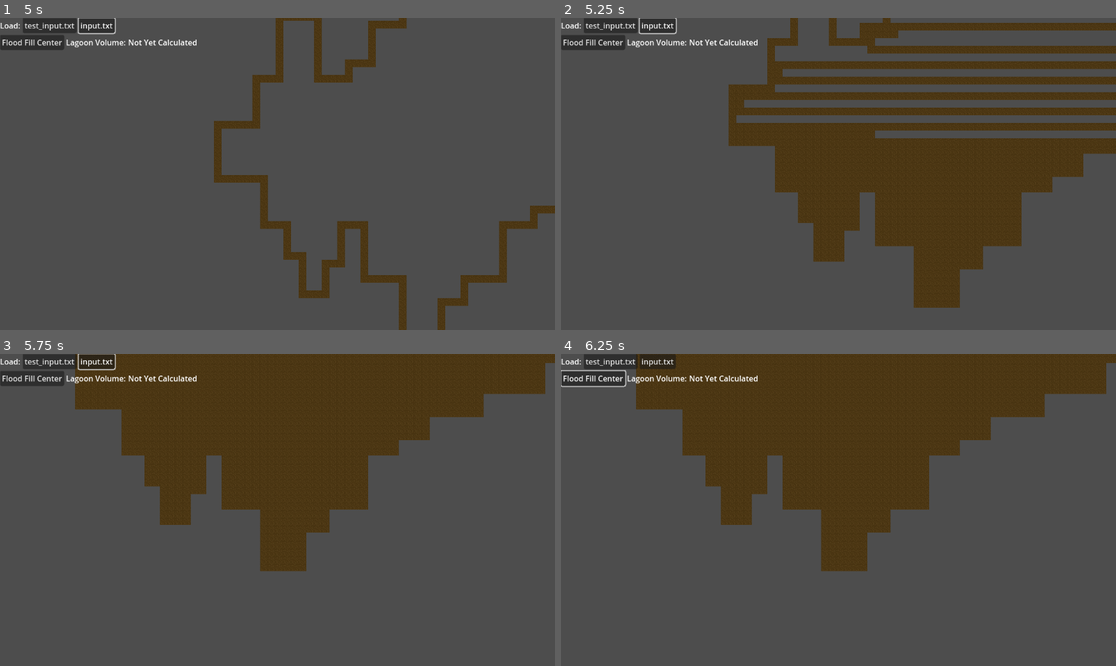
Above: before the commit, frames 1-4 (two rows, left to right).
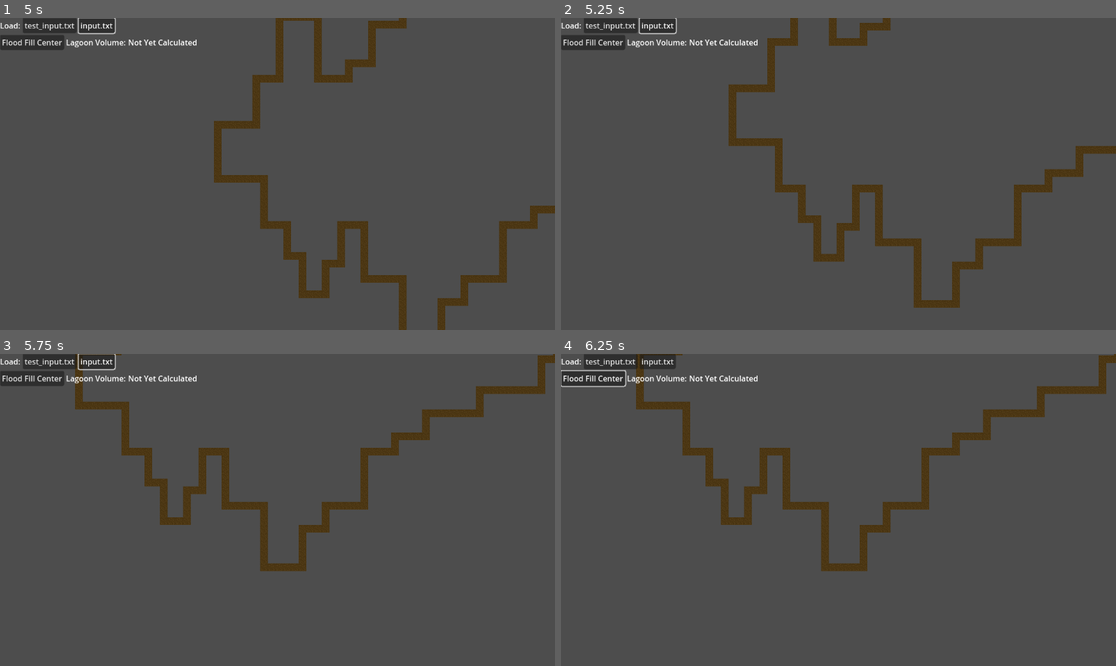
Above: after the commit, the same moments.

Repository: andrejp88/advent-of-code-2023
Game: Godot game, scene res://src/day_18/day_18_part_1.tscn
The game is run twice, just before and just after one commit, with the same random seed, the same clock (stepped at 60 frames per second) and the same inputs. The project has no main scene, so this scene is started directly.
Inputs (mouse positions are in pixels of both pictures, inside the frame that each line leads up to):
- Up to frame 1 (5 s): click "Flood Fill Center" at 0.5 s; click "test_input.txt" at 1.25 s; click "input.txt" at 2 s; tap Enter at 2.75, 4.25 s; move the mouse to (399, 158) at 2.77 s; hold Up (ui_up) 2.78-3.5 s; hold Shift 2.78-3.5 s; click (399, 158) at 2.92 s; tap Space at 3.5 s; drag from (166, 189) to (249, 236) at 3.52 s; move the mouse to (333, 105) at 4.27 s; hold Up (ui_up) from 4.28 s (still down); tap Ctrl at 4.35 s
- Up to frame 2 (5.25 s): release Up (ui_up) at 5 s; tap Space at 5 s; drag from (810, 236) to (672, 127) at 5.02 s
- Up to frame 3 (5.75 s): no input
- Up to frame 4 (6.25 s): tap Enter at 5.75 s; move the mouse to (1005, 556) at 5.77 s; hold Down (ui_down) from 5.78 s (still down); hold Shift from 5.78 s (still down)

Frame 1 is identical in both runs. In frame 2, 26% of the frame differs, in the area x 31-100%, y 1-91%; in frame 3, 26%; in frame 4, 26%, in the area x 14-100%, y 0-68%.

Commit message:
Day 18, change flood-fill to go breadth-first since that looks nicer

Diff:
--- a/src/day_18/day_18_part_1.gd
+++ b/src/day_18/day_18_part_1.gd
@@ -80,7 +80,7 @@
 	var flood_fill_queue: Array[Vector2i] = [Vector2i(flood_source_x, flood_source_y)]
 
 	while not flood_fill_queue.is_empty():
-		var to_fill: Vector2i = flood_fill_queue.pop_back()
+		var to_fill: Vector2i = flood_fill_queue.pop_front()
 
 		tilemap.set_cell(0, to_fill, 0, Vector2i(2, 1))
 
